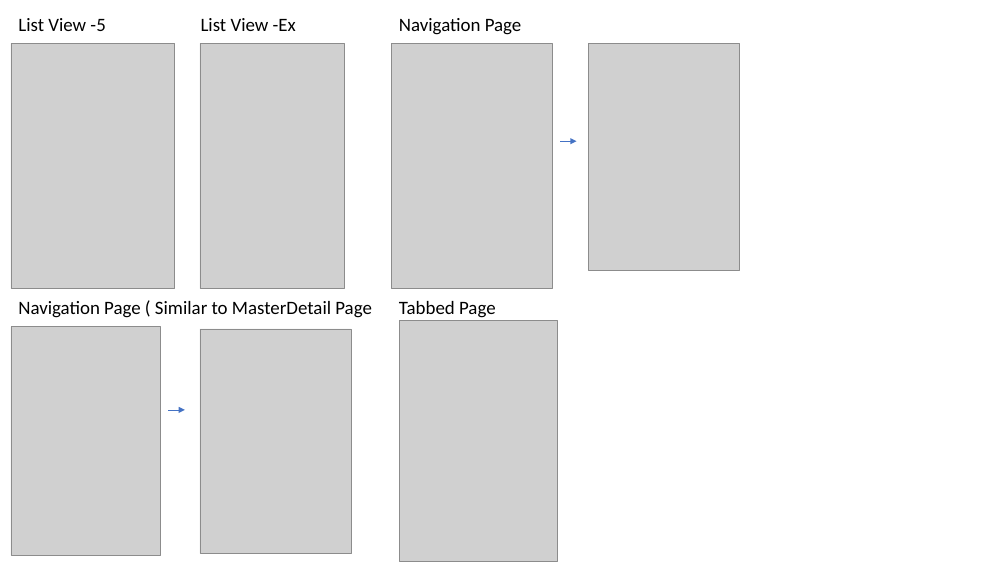
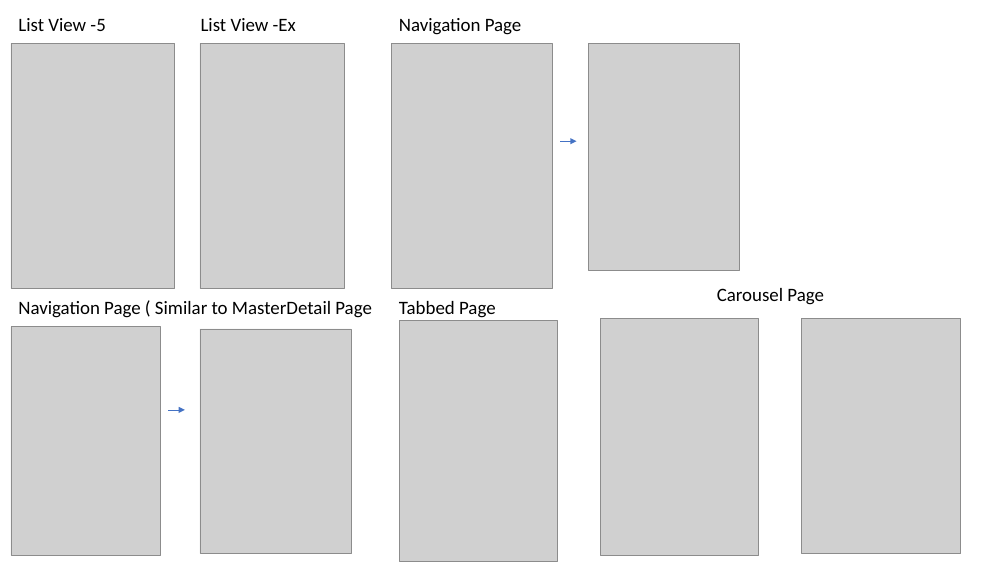
Before and after one commit to jinibyun/Xamarin-udemy2, a slide deck: slide 1 of Excersie Screen Capture.pptx. Drawn at 1008x567 pixels with LibreOffice and Linux fonts; fonts in the diff are those of the drawing; grey boxes stand for pictures. Boxes give left, top, right and bottom in pixels: in the first picture for what was removed or moved away, otherwise in the second. Text is boxed around its words. In the diff, an @@ line names an element or a change of style, - is before the commit and + after.

```diff
--- a/Excersie Screen Capture.pptx
+++ b/Excersie Screen Capture.pptx
@@ text added at bbox=[717, 288, 824, 305], 18 pt, text #000000 @@
+Carousel Page
@@ picture added at bbox=[601, 318, 759, 556] @@
@@ picture added at bbox=[802, 318, 961, 554] @@
```
Also in this commit, not shown: 1 slide added.
